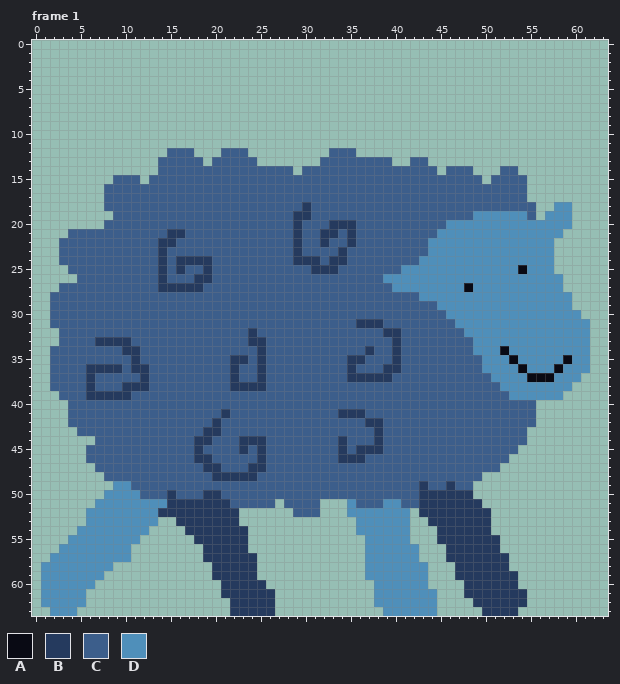
Pixel-art file, stored at sheep/blue_sheep.aseprite. The picture above was drawn from the file before the commit.
64x64 pixels, 1 frame. Shown: frame 1. The commit also changed other frames, which this record leaves out.
Palette (. is transparent): A #090a14  B #253a5e  C #3c5e8b  D #4f8fba
Pixels before, frame 1 (only the part around the change), first column x 0:
43 .....CCCCCCCCCCCCCCBBCCCCCCCCCCCCCCCC
44 .......CCCCCCCCCCCBBCCCBBBCCCCCCCCBCC
45 ......CCCCCCCCCCCCBCCCCBCBCCCCCCCCBCB
46 ......CCCCCCCCCCCCBBCCCCCBCCCCCCCCBBB
47 .......CCCCCCCCCCCCBBCCCBBCCCCCCCCCCC
48 ........CCCCCCCCCCCCBBBBBCCCCCCCCCCCC
49 .........DDCCCCCCCCCCCCCCCCCCCCCCCCCC
50 ........DDDDCCCBCCCBBCCCCCCCCCCCCCCCC
51 .......DDDDDDDDBBBBBBBCCCCC.CCCC...DC
52 ......DDDDDDDDBBBBBBBBB......CCC...DD
53 ......DDDDDDDD..BBBBBBB.............D
54 .....DDDDDDDD....BBBBBBB............D
55 ....DDDDDDDD......BBBBBB.............
56 ...DDDDDDDD........BBBBB.............
57 ..DDDDDDDDD........BBBBBB............
58 .DDDDDDDD...........BBBBB............
59 .DDDDDDD............BBBBB............
60 .DDDDDD..............BBBBB...........
61 .DDDDD...............BBBBBB..........
62 .DDDDD................BBBBB..........
63 ..DDD.................BBBBB..........
The same view after the edit:
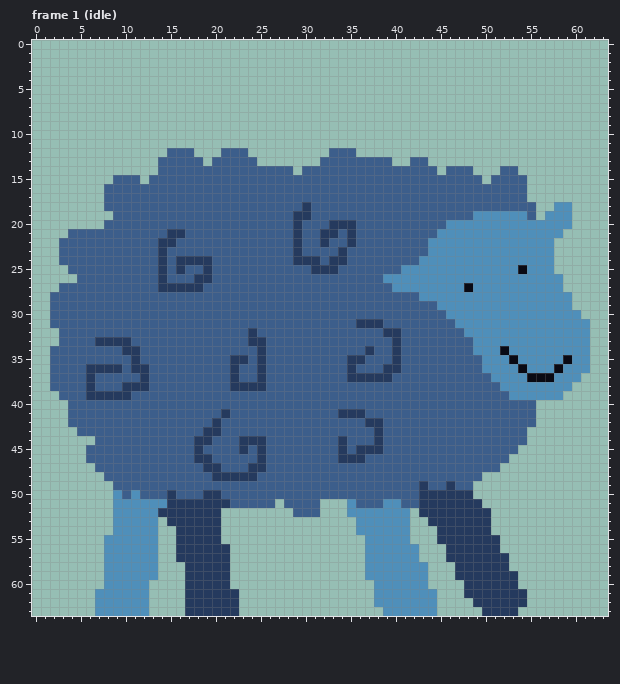
Log entry: Smoothed the movement of the sheep by adding steering behaviour
Difference:
Frame 1 (idle):
The author put colour B in row 53 at x 15; in row 54 at x 16; in row 55 at x 16 to 17; in rows 56 to 57 at x 16 to 18; in rows 58 to 59 at x 17 to 19; in rows 60 to 61 at x 17 to 20.
The author put colour B in rows 62 to 63 at x 17 to 21.
Colour D becomes colour C in row 49 at x 9 to 10; in row 50 at x 10.
The author put colour D in row 54 at x 13; in row 55 at x 12 to 13; in rows 56 to 57 at x 11 to 13; in row 58 at x 9 to 13; in row 59 at x 8 to 13; in row 60 at x 8 to 12.
The author put colour D in rows 61 to 63 at x 7 to 12.
Colour B is removed in rows 52 to 53 at x 21 to 22; in rows 54 to 55 at x 21 to 23; in row 56 at x 22 to 23; in rows 57 to 59 at x 22 to 24; in row 60 at x 22 to 25; in rows 61 to 63 at x 23 to 26.
Colour D is removed in row 50 at x 8; in row 51 at x 7 to 8; in rows 52 to 53 at x 6 to 8; in row 54 at x 5 to 8; in row 55 at x 4 to 7; in row 56 at x 3 to 7.
Colour D is removed in row 57 at x 2 to 7; in rows 58 to 59 at x 1 to 7; in row 60 at x 1 to 6; in rows 61 to 62 at x 1 to 5; in row 63 at x 2 to 4.
Boxes around the changes in both pictures, in picture pixels (x1, y1, x2, y2):
changed: (41, 481, 275, 616)
